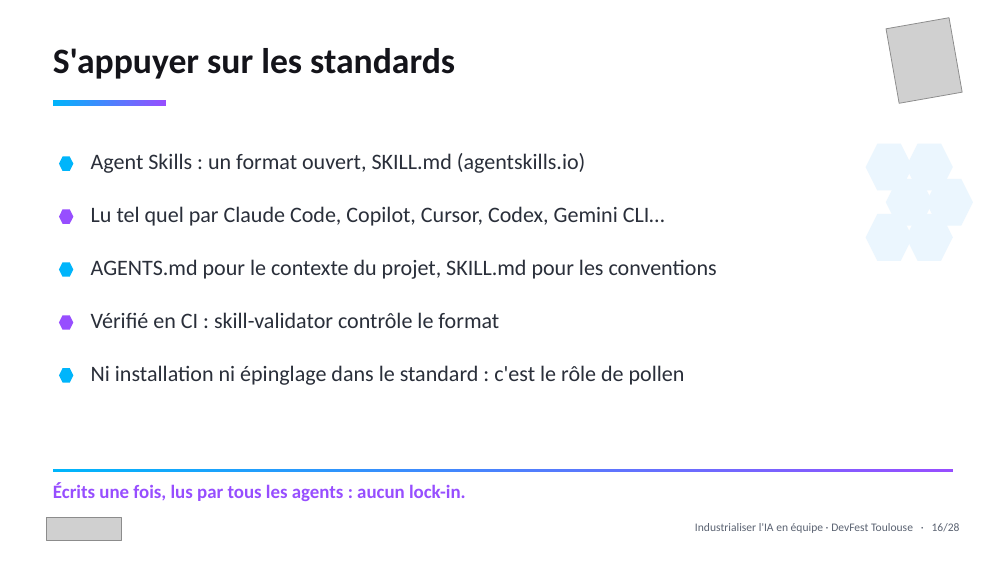
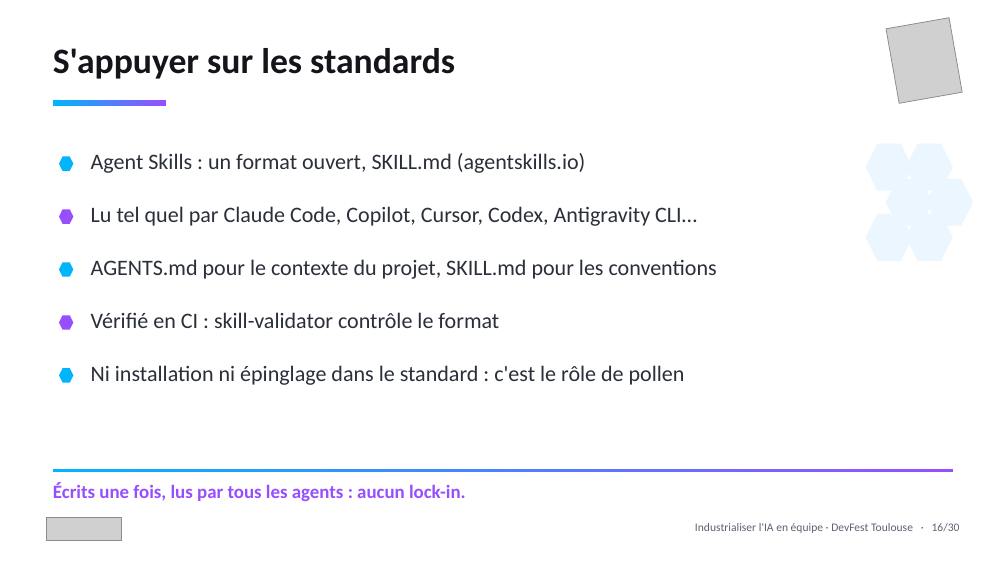
Before and after one commit to tosun-si/claude-skills-team-industrialisation, a slide deck: slide 17 of talks/slides/talk_devfest_skills.pptx. Drawn at 1008x567 pixels with LibreOffice and Linux fonts; fonts in the diff are those of the drawing; grey boxes stand for pictures. Boxes give left, top, right and bottom in pixels: in the first picture for what was removed or moved away, otherwise in the second. Text is boxed around its words. In the diff, an @@ line names an element or a change of style, - is before the commit and + after.

Commit message:
Slides npx skills et skills périmés, Antigravity CLI à la place de Gemini CLI
- « Et npx skills ? » : CLI + lockfile face au pollen.yaml déclaratif,
  épinglé sur le commit d'une release, neutre côté langage
- « Quand un skill périme » : durable vs volatil, règle → check, scan IA
  factuel, evals pas encore en place (war story run-all déplacée ici)
- Gemini CLI, retiré par Google, remplacé par Antigravity CLI
- AGENTS.md : faits vérifiés sur npx skills

```diff
--- a/talks/slides/talk_devfest_skills.pptx
+++ b/talks/slides/talk_devfest_skills.pptx
@@ text at (x1=91, y1=206, x2=697, y2=226): text changed @@
-Lu tel quel par Claude Code, Copilot, Cursor, Codex, Gemini CLI…
+Lu tel quel par Claude Code, Copilot, Cursor, Codex, Antigravity CLI…
@@ text at (x1=695, y1=523, x2=960, y2=533): text changed @@
-Industrialiser l'IA en équipe · DevFest Toulouse · 16/28
+Industrialiser l'IA en équipe · DevFest Toulouse · 16/30
```
Also in this commit, not shown: 27 other slides changed, 2 slides added, 2 other files.
